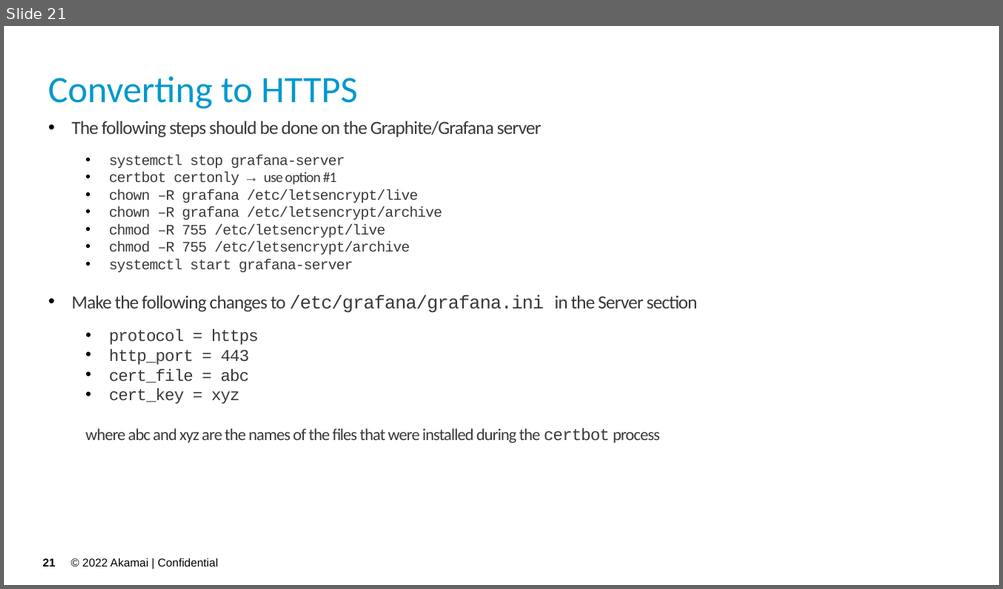
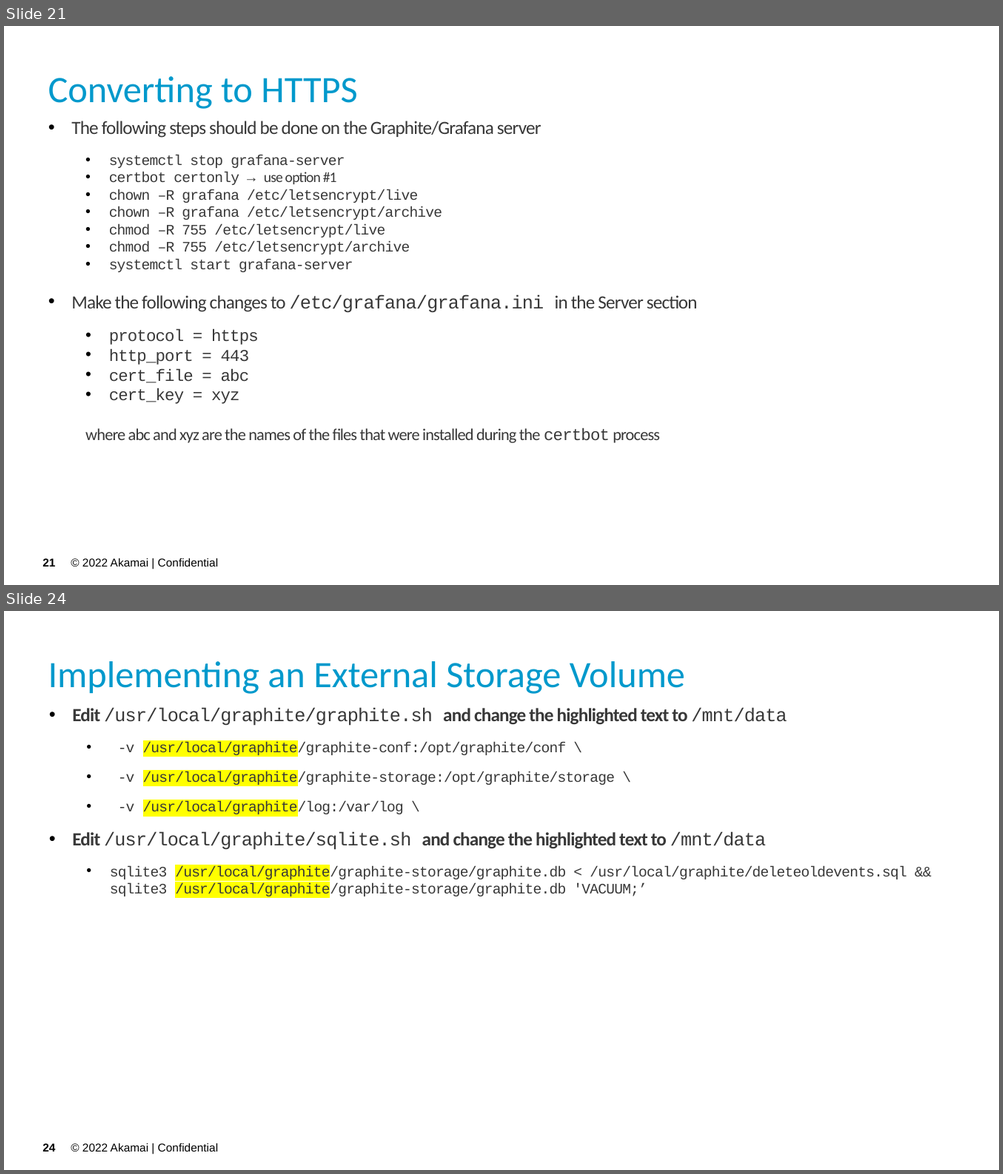
Before and after one commit to akamai-consulting/sitespeed, a slide deck: Info/Guide.pptx. Shown one above the other, each under a label of ours: slide 21 before the commit, slides 21 and 24 after it; the slides between them are not shown. The pictures are 1003x589 and 1003x1174 pixels, drawn with LibreOffice and Linux fonts; fonts in the diff are those of the drawing; background and template pictures are left out. Boxes give left, top, right and bottom in pixels: in the first picture for what was removed or moved away, otherwise in the second. Text is boxed around its words. In the diff, an @@ line names an element or a change of style, - is before the commit and + after.

Commit message:
Instructions for using external volume

```diff
--- a/Info/Guide.pptx
+++ b/Info/Guide.pptx
@@ slide 24 added at (4,611,999,1170), background picture (left out); not listed: 2 template elements that a slide beside it also shows @@
@@ title added at (48,661,685,694), 36 pt, text #0099CC @@
+Implementing an External Storage Volume
@@ text added at (72,708,907,898), 14 pt, text #383838 @@
+• Edit /usr/local/graphite/graphite.sh and change the highlighted text to /mnt/data
+  • -v /usr/local/graphite/graphite-conf:/opt/graphite/conf \
+  • -v /usr/local/graphite/graphite-storage:/opt/graphite/storage \
+  • -v /usr/local/graphite/log:/var/log \
+• Edit /usr/local/graphite/sqlite.sh and change the highlighted text to /mnt/data
+  • sqlite3 /usr/local/graphite/graphite-storage/graphite.db < /usr/local/graphite/deleteoldevents.sql && sqlite3 /usr/local/graphite/graphite-storage/graphite.db 'VACUUM;’
```
Also in this commit, not shown: 1 slide changed, 3 other slides added, 1 other file.
